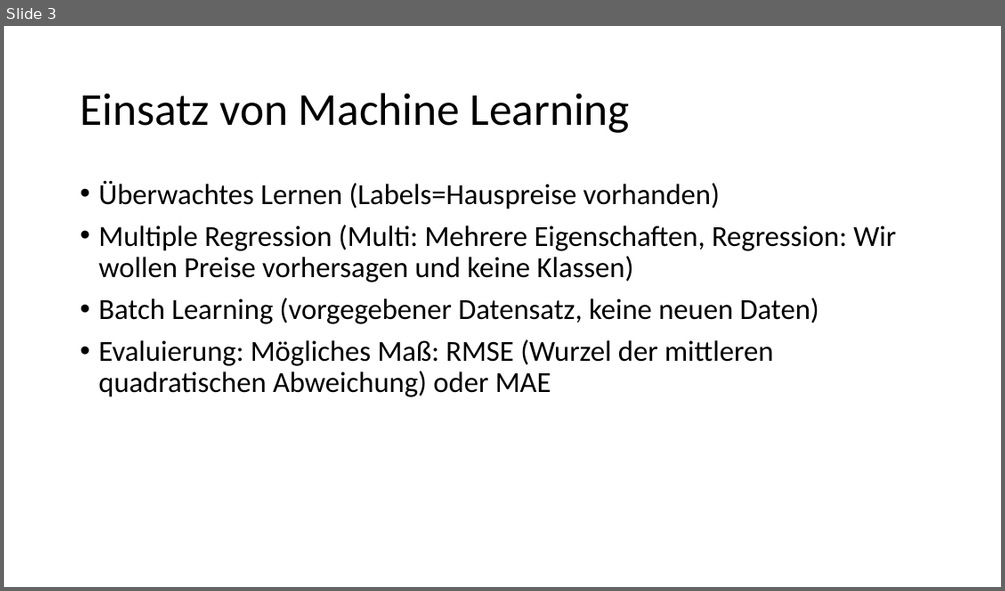
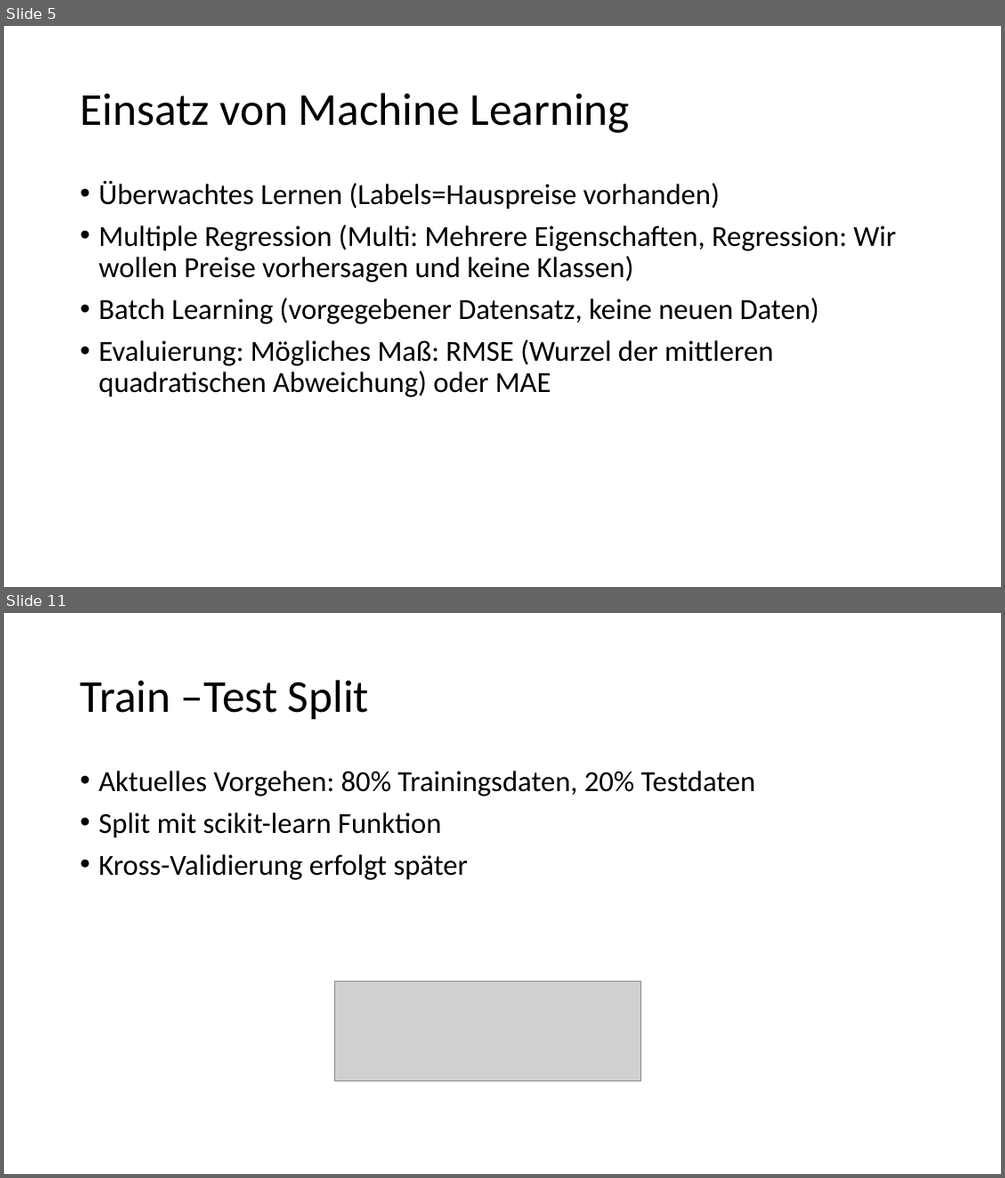
Before and after one commit to LennartFertig/DataExploration_HousePriceSeattle, a slide deck: House_Price_Prediction_Zwischenpräsentation.pptx. Shown one above the other, each under a label of ours: slide 3 before the commit, slides 5 and 11 after it; the slides between them are not shown. The pictures are 1005x591 and 1005x1178 pixels, drawn with LibreOffice and Linux fonts; fonts in the diff are those of the drawing; grey boxes stand for pictures. Boxes give left, top, right and bottom in pixels: in the first picture for what was removed or moved away, otherwise in the second. Text is boxed around its words. In the diff, an @@ line names an element or a change of style, - is before the commit and + after.

```diff
--- a/House_Price_Prediction_Zwischenpräsentation.pptx
+++ b/House_Price_Prediction_Zwischenpräsentation.pptx
@@ slide 11 added at [4,613,1001,1174], background #FFFFFF @@
@@ title added at [80,680,369,720], 44 pt, text #000000 @@
+Train –Test Split
@@ text added at [98,771,756,880], 28 pt, text #000000 @@
+• Aktuelles Vorgehen: 80% Trainingsdaten, 20% Testdaten
+• Split mit scikit-learn Funktion
+• Kross-Validierung erfolgt später
@@ picture added at [334,981,640,1080] @@
@@ what was slide 3 is now slide 5 @@
```
Also in this commit, not shown: 1 slide changed, 6 other slides added.
